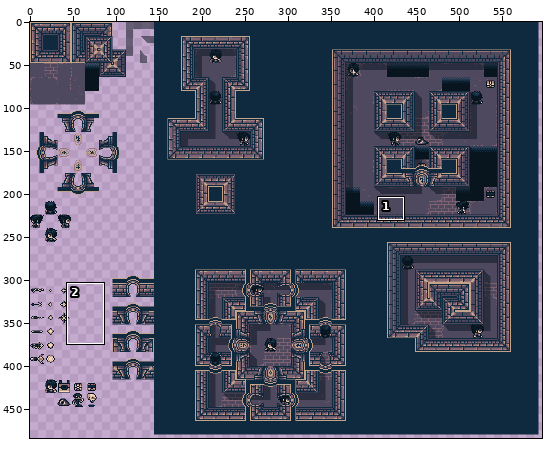
Pixel-art file, stored at Assets/Sprites/Environment/EnvironmentSketchpad.aseprite. The picture above shows the old version from afar; the outline marks the close-up.
Close-up. Before the edit:
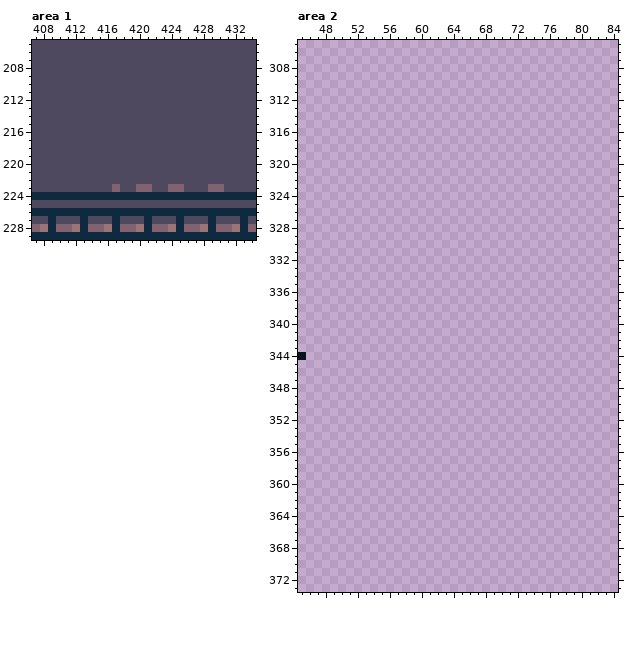
600x600 pixels, 1 frame. Shown: area 1: x 407..434, y 205..229; area 2: x 45..84, y 305..373. The wide view leaves out empty margins. The commit also changed other parts of the picture, which this record leaves out.
After:
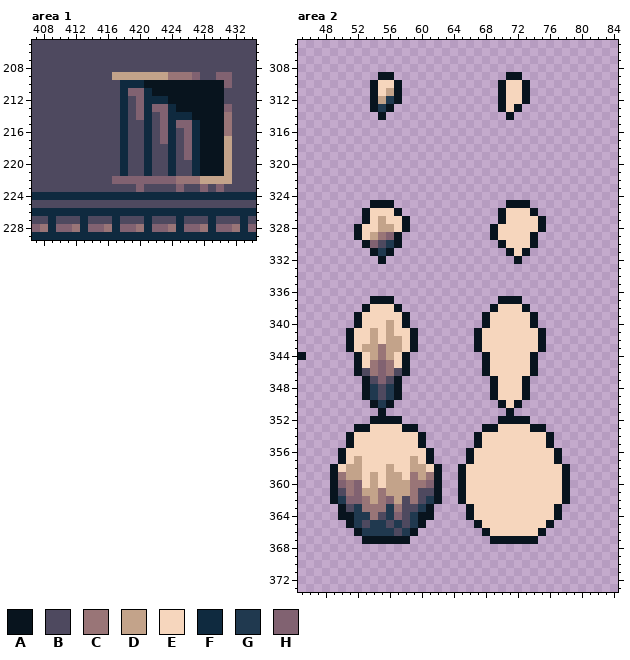
Palette (. is transparent): A #08141e  B #4e495f  C #997577  D #c3a38a  E #f6d6bd  F #0f2a3f  G #20394f  H #816271
Diff:
Changed rows in their new state; - is an unchanged pixel.
Area 1, layer "DungeonTiles":
first column x 417:
209 DDDDDDDCCCH--HH
210 -FFFAAAAAAAAAAH
211 -FHHFAAAAAAAAA-
212 -F-HFFFAAAAAAA-
213 -F-HFHHFAAAAAAH
214 -F-HF-HFFFAAAAC
215 -F--F-HFHHFAAAC
216 -F--F-HF-HFAAAC
217 -F--F-HF-HFAAAD
218 -F--F--F-HFAAAD
219 -F--F--F-HFAAAD
220 -F--F--F--FAAAD
221 -F--F--F--FAAAD
222 HHHHHHHHCCCDDDD
223 B---B--B---HB--
Area 2, layer "Effects":
first column x 54:
309 -AA--------------AA-
310 AEEA------------AEEA
311 AEDA------------AEEA
312 ADGA------------AEEA
313 AGA-------------AEA-
314 -A---------------A--
first column x 52:
325 --AAA--------------AAA--
326 -AEEEA------------AEEEA-
327 -AEDEEA-----------AEEEEA
328 AEEDDEA----------AEEEEEA
329 AEDCHA-----------AEEEEA-
330 -AHBGA------------AEEEA-
331 --AGA--------------AEA--
332 ---A----------------A---
first column x 49:
337 -----AAA-------------AAA------
338 ----AEEEA-----------AEEEA-----
339 ---AEEEEEA---------AEEEEEA----
340 ---AEEEDEA---------AEEEEEA----
341 --AEEDEDEEA-------AEEEEEEEA---
342 --AEEDEDDEA-------AEEEEEEEA---
343 --AEDDCDDEA-------AEEEEEEEA---
344 ---AEDCDEA---------AEEEEEA----
345 ---AECHCEA---------AEEEEEA----
346 ---ABCHCBA---------AEEEEEA----
347 ----ABHBA-----------AEEEA-----
348 ----AGBGA-----------AEEEA-----
349 ----AGBGA-----------AEEEA-----
350 -----AGA-------------AEA------
351 ------A---------------A-------
352 -----AAAA------------AAAA-----
353 ---AAEEEEAA--------AAEEEEAA---
354 --AEEEEEEEEA------AEEEEEEEEA--
355 --AEEEEEEEEA------AEEEEEEEEA--
356 -AEEEEEEEEEEA----AEEEEEEEEEEA-
357 -AEDEEEEEEDEA----AEEEEEEEEEEA-
358 AEDDEEEDEEDDEA--AEEEEEEEEEEEEA
359 ACDDEDEDDECDCA--AEEEEEEEEEEEEA
360 AHCHEDEDDDCCHA--AEEEEEEEEEEEEA
361 ABCHDDCDDDCBBA--AEEEEEEEEEEEEA
362 AGHHCDCHDBCBGA--AEEEEEEEEEEEEA
363 -ABGCCCGCBBGA----AEEEEEEEEEEA-
364 -AAGGCBGHBGAA----AEEEEEEEEEEA-
365 --AGBGGBGBGA------AEEEEEEEEA--
366 ---AGGGGBGA--------AEEEEEEA---
367 ----AAAAAA----------AAAAAA----
Changed places in both close-ups, as pixel boxes (x1, y1, x2, y2):
changed: (112, 72, 232, 192)
added: (370, 72, 402, 120)
added: (498, 72, 530, 120)
added: (330, 200, 570, 544)
